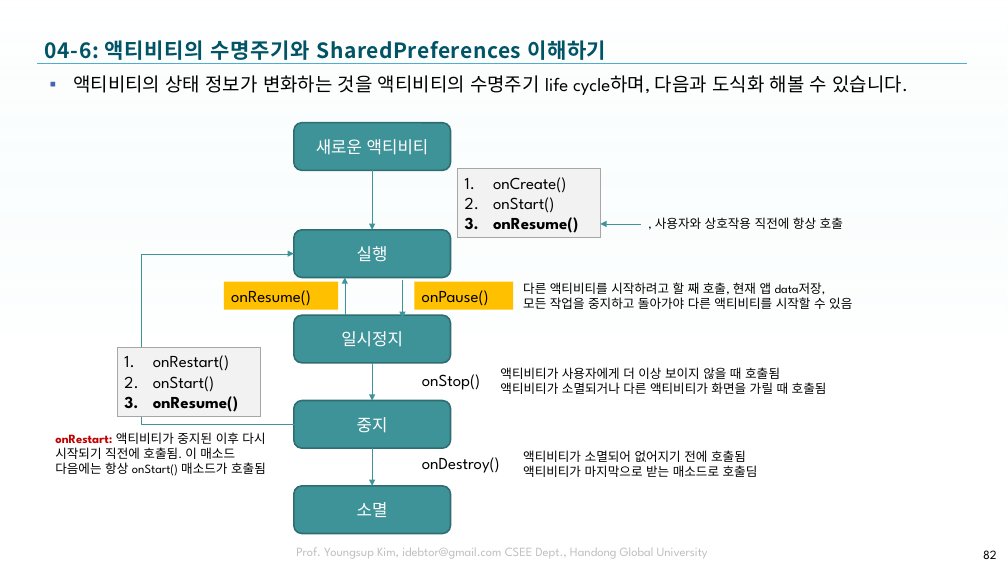
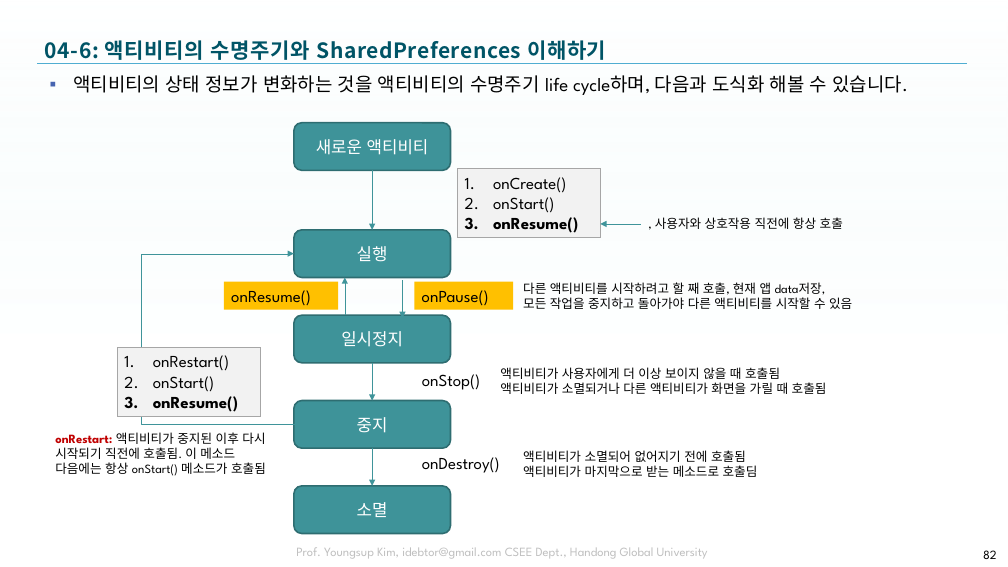
Before and after one commit to tae7841/HuStarAS, a slide deck: slide 82 of ppts/04Activity.pptx. Drawn at 1008x567 pixels with LibreOffice and Linux fonts; fonts in the diff are those of the drawing; background and template pictures are left out. Boxes give left, top, right and bottom in pixels: in the first picture for what was removed or moved away, otherwise in the second. Text is boxed around its words. In the diff, an @@ line names an element or a change of style, - is before the commit and + after.

```diff
--- a/ppts/04Activity.pptx
+++ b/ppts/04Activity.pptx
@@ text at <box>55,432,266,476</box>: text changed @@
-onRestart: 액티비티가 중지된 이후 다시 시작되기 직전에 호출됨. 이 매소드 다음에는 항상 onStart() 매소드가 호출됨
+onRestart: 액티비티가 중지된 이후 다시 시작되기 직전에 호출됨. 이 메소드 다음에는 항상 onStart() 메소드가 호출됨
@@ text at <box>523,465,758,477</box>: text changed @@
-액티비티가 마지막으로 받는 매소드로 호출딤
+액티비티가 마지막으로 받는 메소드로 호출딤
```
Also in this commit, not shown: 17 other slides changed, 1 slide added, 1 slide removed, 1 other file.
